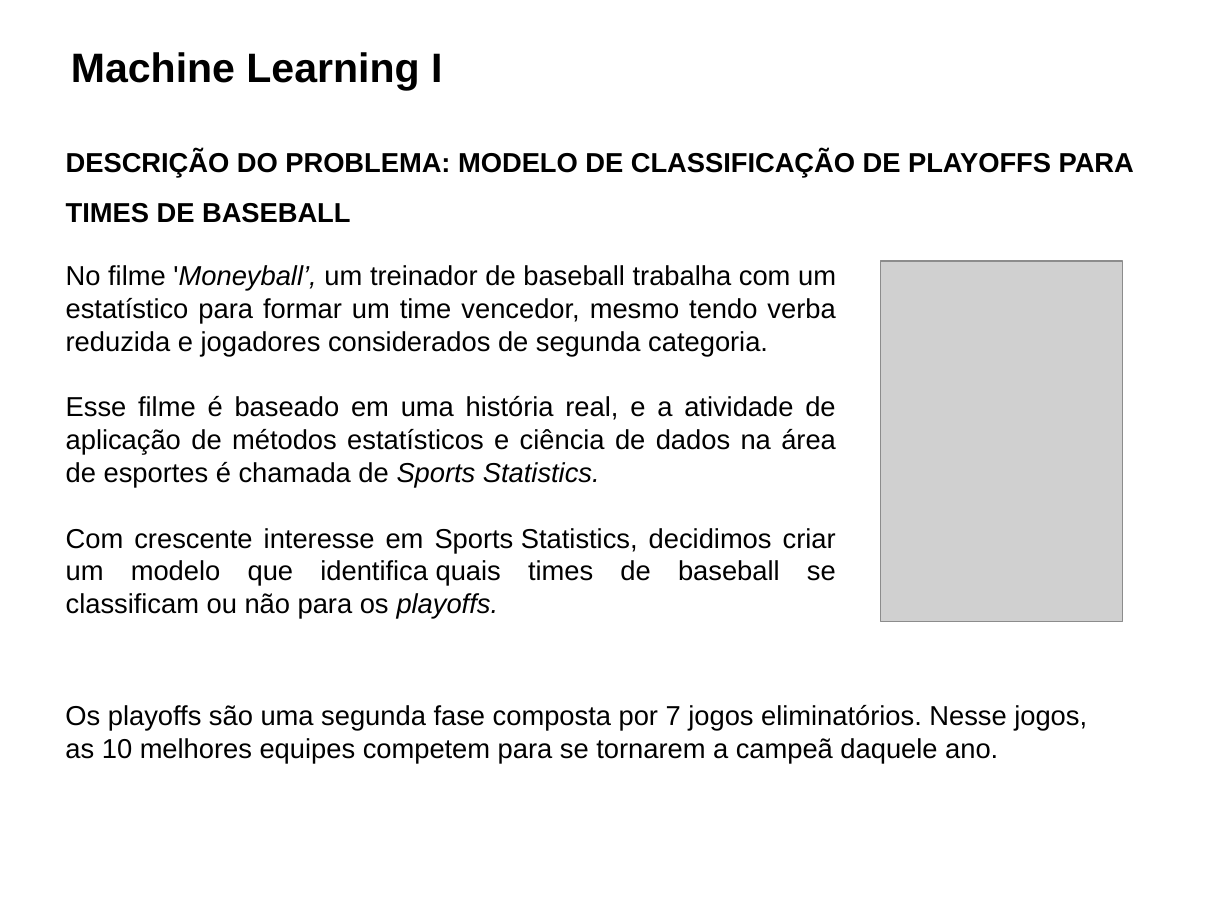
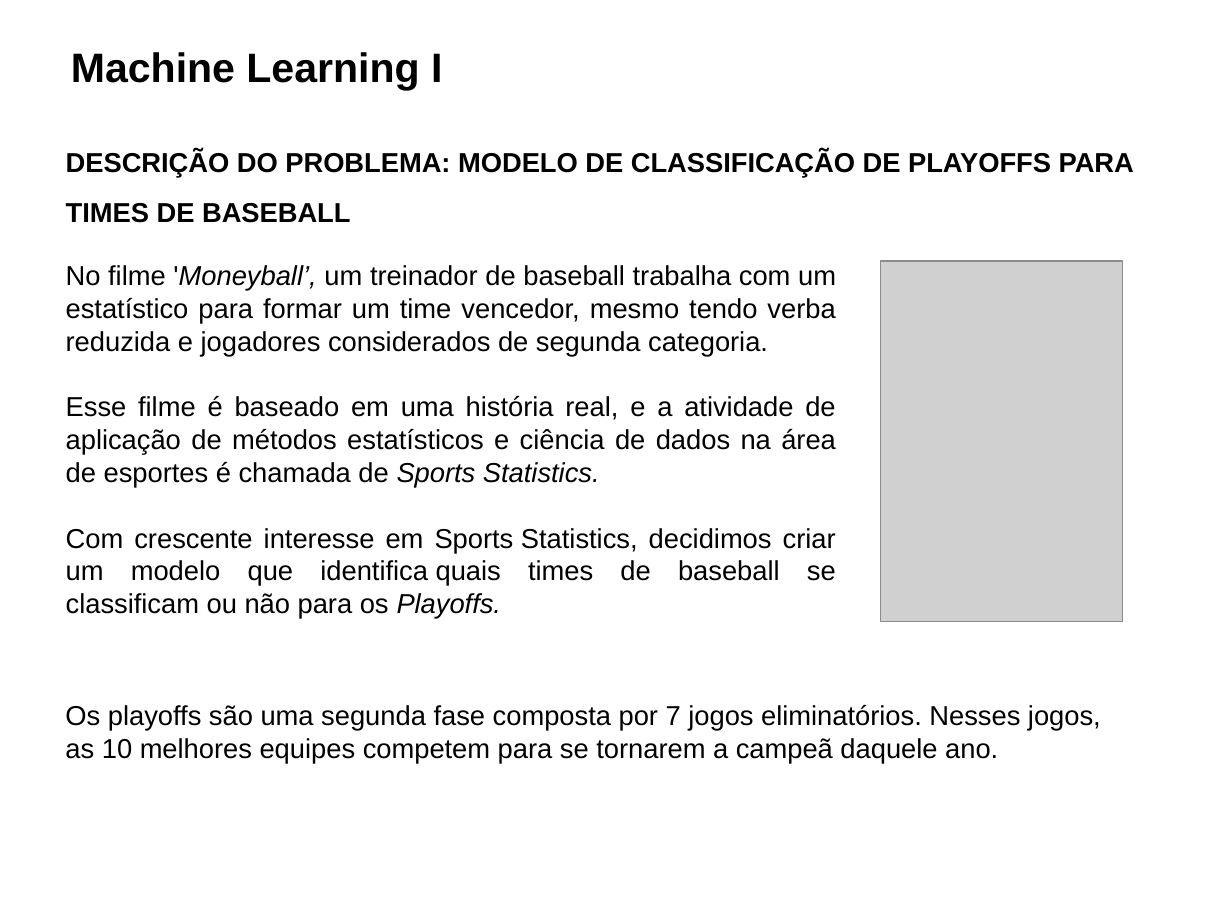
Before and after one commit to paciencia/moneyball_sandbox, a slide deck: slide 3 of slides/Atividade_02_problema_real_sem_ML.pptx. Drawn at 1232x924 pixels with LibreOffice and Linux fonts; fonts in the diff are those of the drawing; grey boxes stand for pictures; background and template pictures are left out. Boxes give left, top, right and bottom in pixels: in the first picture for what was removed or moved away, otherwise in the second. Text is boxed around its words. In the diff, an @@ line names an element or a change of style, - is before the commit and + after.

```diff
--- a/slides/Atividade_02_problema_real_sem_ML.pptx
+++ b/slides/Atividade_02_problema_real_sem_ML.pptx
@@ text at [66, 528, 836, 619]: text changed @@
-Com crescente interesse em Sports Statistics, decidimos criar um modelo que identifica quais times de baseball se classificam ou não para os playoffs.
+Com crescente interesse em Sports Statistics, decidimos criar um modelo que identifica quais times de baseball se classificam ou não para os Playoffs.
@@ text at [65, 705, 1101, 764]: text changed @@
-Os playoffs são uma segunda fase composta por 7 jogos eliminatórios. Nesse jogos, as 10 melhores equipes competem para se tornarem a campeã daquele ano.
+Os playoffs são uma segunda fase composta por 7 jogos eliminatórios. Nesses jogos, as 10 melhores equipes competem para se tornarem a campeã daquele ano.
```
Also in this commit, not shown: 12 other slides changed.
